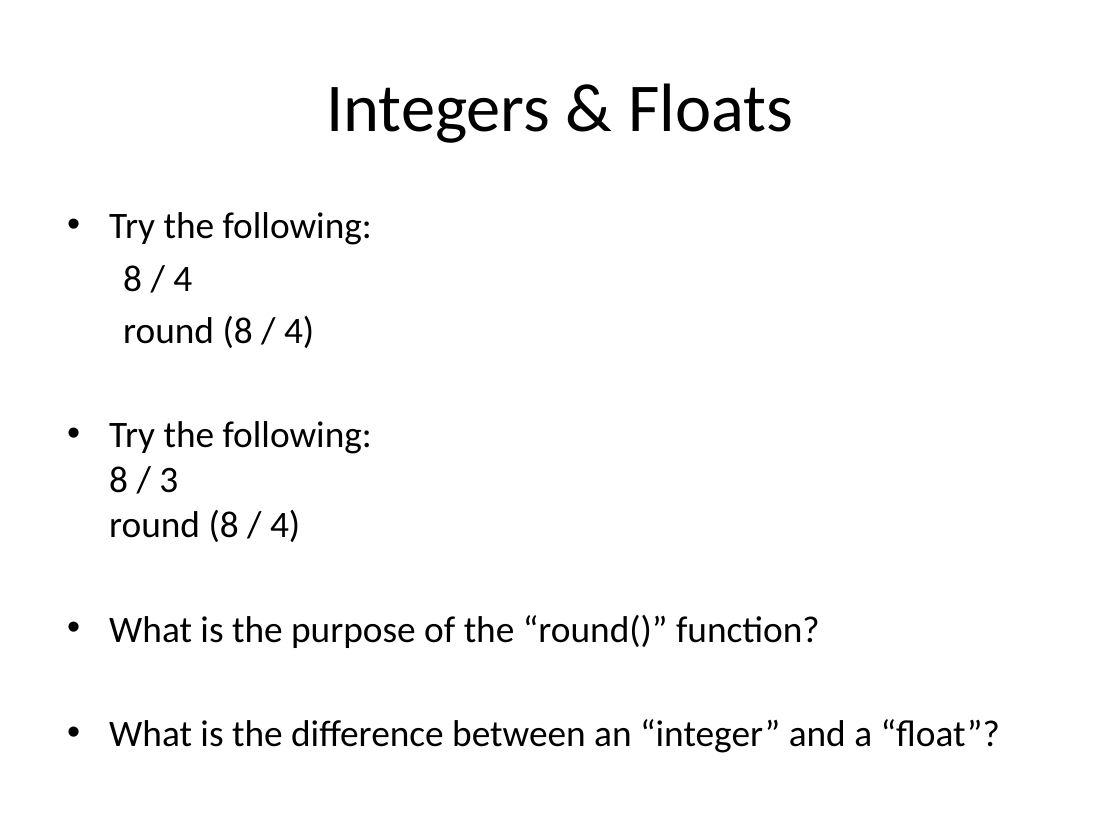
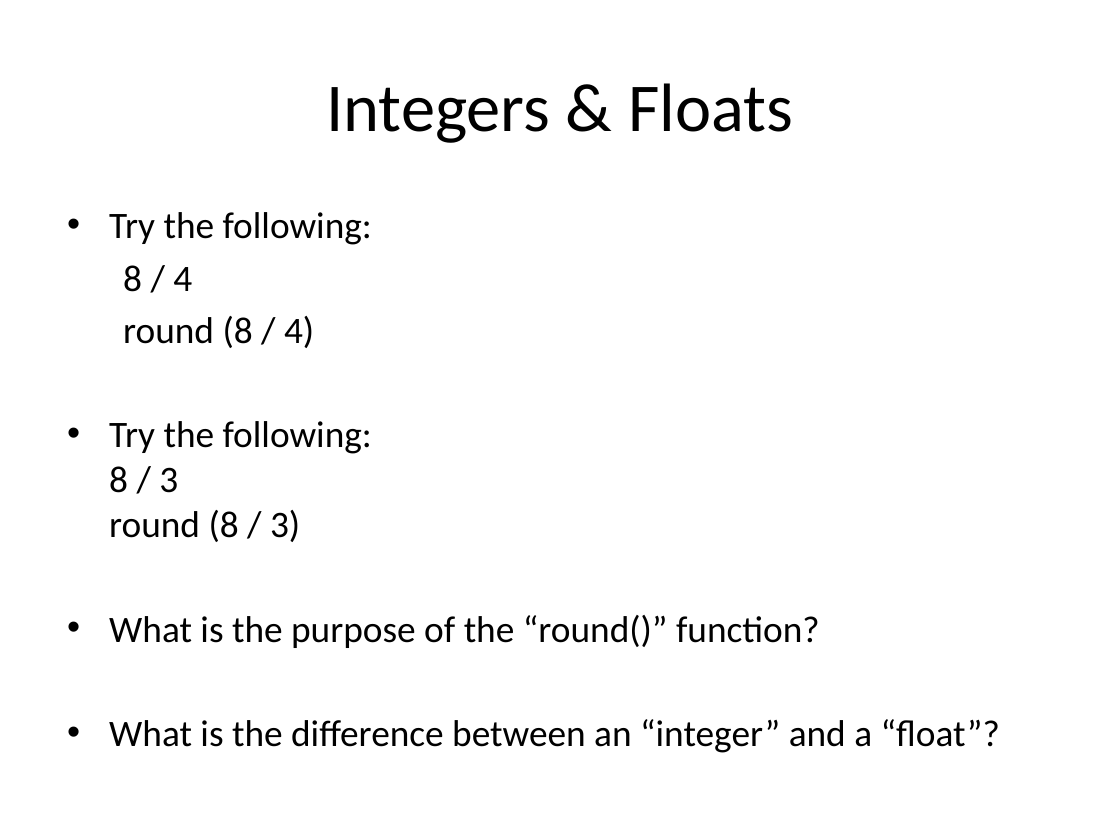
Before and after one commit to Greg5519/Old4C, a slide deck: slide 3 of Daily Agendas/Day2.5_Programming1.pptx. Drawn at 1120x840 pixels with LibreOffice and Linux fonts; fonts in the diff are those of the drawing. Boxes give left, top, right and bottom in pixels: in the first picture for what was removed or moved away, otherwise in the second. Text is boxed around its words. In the diff, an @@ line names an element or a change of style, - is before the commit and + after.

```diff
--- a/Daily Agendas/Day2.5_Programming1.pptx
+++ b/Daily Agendas/Day2.5_Programming1.pptx
@@ text at bbox=[109, 421, 372, 542]: text changed @@
-• Try the following:
-  8 / 3
-  round (8 / 4)
+• Try the following:
+  8 / 3
+  round (8 / 3)
```
Also in this commit, not shown: 1 other slide changed.
